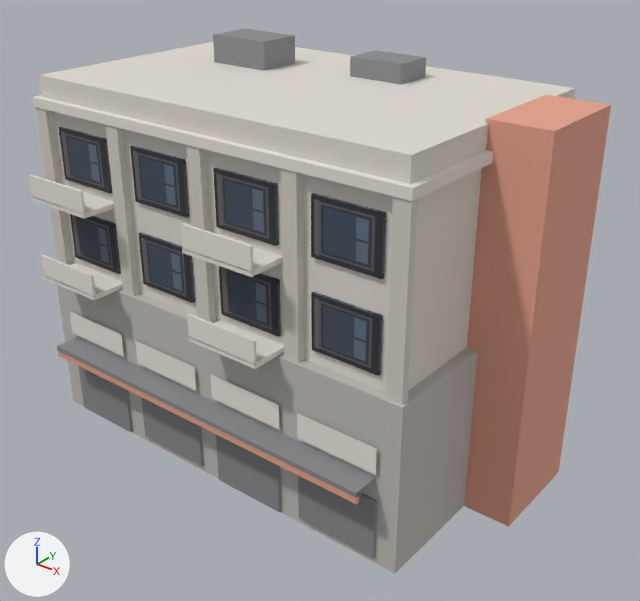
The glTF model apps/desktop/e2e/fixtures/world-base/assets/blocks-2026-11-20/street-facade-01.glb as it was, and as the next commit left it.
Rendered twice from a 50 mm camera at (20.4, -24.3, 20.7) aimed at (1.6, -0.8, 6.1). The lights are fixed; the arrows at lower left show +X, +Y and +Z. The first picture is the older version. Vertices at exactly the same position are counted once.

In view in the first picture: 'balconies', 'body', 'canopy', 'core', 'cornice', 'parapet', 'pilasters', 'podium', 'roof-ac', 'sign-slot-3', 'storefront', 'windows' and 4 more.
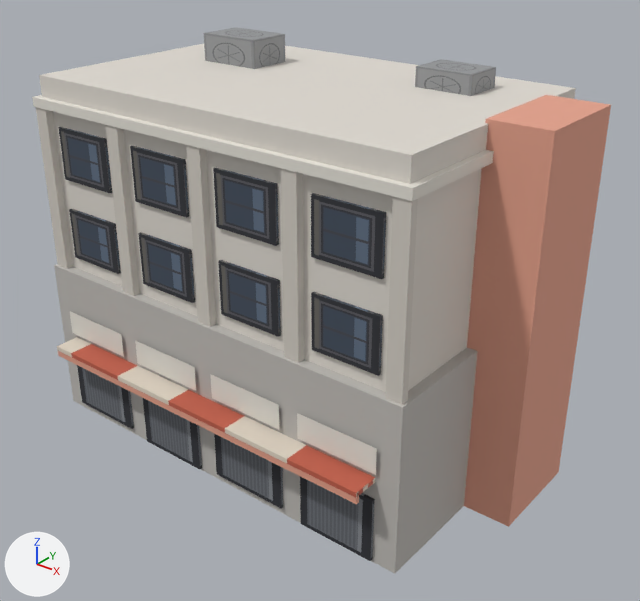
Pixel boxes [x1, y1, x2, y2] of what changed, in the pictures (640 x 601 px; the box of a moved part takes in the faces that stretch with it):
'storefront', surface changed, reshaped (darker): before [78, 366, 377, 558]; after [77, 365, 375, 561]
'balconies', deleted: before [29, 174, 284, 369]
'canopy', surface changed: [57, 337, 375, 498] in both
'roof-ac', reshaped (37% wider, 23% taller): before [213, 29, 426, 85]; after [204, 27, 496, 96]
part 2 of me_roof_ac, moved or reshaped: before [213, 29, 295, 71]; after [204, 27, 285, 69]
part 3 of me_roof_ac, moved or reshaped: before [350, 50, 426, 85]; after [415, 59, 496, 96]
part 5 of me_storefront, moved or reshaped: before [78, 366, 133, 432]; after [77, 365, 134, 429]
part 6 of me_storefront, moved or reshaped: before [141, 397, 204, 466]; after [143, 398, 202, 469]
part 7 of me_storefront, moved or reshaped: before [216, 435, 281, 512]; after [214, 434, 283, 509]
part 8 of me_storefront, moved or reshaped: before [298, 476, 377, 558]; after [300, 477, 375, 561]
part 10 of me_windows, moved or reshaped (not visible afterwards): before [70, 214, 121, 274]
part 11 of me_windows, moved or reshaped (not visible afterwards): before [219, 266, 281, 337]
part 12 of me_windows, moved or reshaped: before [58, 127, 112, 193]; after [69, 209, 121, 274]
part 13 of me_windows, moved or reshaped (not visible before): after [218, 260, 281, 337]

Diff of the bpy script that builds the scene:
```diff
--- a/apps/desktop/e2e/fixtures/world-base/assets/blocks-2026-11-20/street-facade-01.glb.py
+++ b/apps/desktop/e2e/fixtures/world-base/assets/blocks-2026-11-20/street-facade-01.glb.py
@@ mat_canopy @@
 n2 = _N.new('ShaderNodeTexImage'); n2.name = 'Image Texture'
 n2.interpolation = 'Closest'
-n3 = _N.new('ShaderNodeUVMap'); n3.name = 'UV Map'
-n3.uv_map = 'UVMap.-01'
 _L.new(n0.outputs[0], n1.inputs[0])  # 'BSDF' to 'Surface'
 _L.new(n2.outputs[0], n0.inputs[0])  # 'Color' to 'Base Color'
-_L.new(n3.outputs[0], n2.inputs[0])  # 'UV' to 'Vector'
@@ mat_ac @@
 n2 = _N.new('ShaderNodeTexImage'); n2.name = 'Image Texture'
 n2.interpolation = 'Closest'
-n3 = _N.new('ShaderNodeUVMap'); n3.name = 'UV Map'
-n3.uv_map = 'UVMap.-01'
 _L.new(n0.outputs[0], n1.inputs[0])  # 'BSDF' to 'Surface'
 _L.new(n2.outputs[0], n0.inputs[0])  # 'Color' to 'Base Color'
-_L.new(n3.outputs[0], n2.inputs[0])  # 'UV' to 'Vector'
@@ mat_shutter @@
 n2 = _N.new('ShaderNodeTexImage'); n2.name = 'Image Texture'
 n2.interpolation = 'Closest'
-n3 = _N.new('ShaderNodeUVMap'); n3.name = 'UV Map'
-n3.uv_map = 'UVMap.-01'
 _L.new(n0.outputs[0], n1.inputs[0])  # 'BSDF' to 'Surface'
 _L.new(n2.outputs[0], n0.inputs[0])  # 'Color' to 'Base Color'
-_L.new(n3.outputs[0], n2.inputs[0])  # 'UV' to 'Vector'
@@ me_canopy @@
 me_canopy.from_pydata(...)  # 8 vertices, 12 faces; spans x -7.5..7.5, y -6.4..-5.0, z 3.3..3.4
+# me_canopy part 1: texture (UV) coordinates changed
 me_canopy.materials.append(mat_canopy)
@@ me_roof_ac @@
-me_roof_ac.from_pydata(...)  # 16 vertices, 24 faces; spans x -4.8..3.1, y 0.6..3.4, z 13.55..15.0
+me_roof_ac.from_pydata(...)  # 16 vertices, 24 faces; spans x -5.3..5.9, y 0.6..3.4, z 13.55..15.0
+# me_roof_ac part 2: the loose piece of 8 vertices spanning x -4.8..-2.2, y 0.6..2.4, z 13.6..15.0 is moved by (-0.5, 0.0, 0.0)
+# me_roof_ac part 3: the loose piece of 8 vertices spanning x 0.9..3.1, y 1.8..3.4, z 13.55..14.65 is moved by (2.8, 0.0, 0.0)
+# me_roof_ac part 4: texture (UV) coordinates changed
 me_roof_ac.materials.append(mat_ac)
@@ me_storefront @@
-me_storefront.from_pydata(...)  # 32 vertices, 48 faces; spans x -7.5..7.6, y -5.5..-5.4, z 0.1..2.6
+me_storefront.from_pydata(...)  # 32 vertices, 48 faces; spans x -7.6..7.5, y -5.5..-5.4, z 0.1..2.6
+# me_storefront part 5: the loose piece of 8 vertices spanning x -7.5..-4.5, y -5.5..-5.4, z 0.1..2.6 is moved by (0.0, 0.0, 0.1)
+# me_storefront part 6: the loose piece of 8 vertices spanning x -3.6..-0.4, y -5.5..-5.4, z 0.3..2.6 is moved by (0.0, 0.0, -0.1)
+# me_storefront part 7: the loose piece of 8 vertices spanning x 0.5..3.5, y -5.5..-5.4, z 0.1..2.6 is moved by (0.0, 0.0, 0.1)
+# me_storefront part 8: the loose piece of 8 vertices spanning x 4.4..7.6, y -5.5..-5.4, z 0.3..2.6 is moved by (0.0, 0.0, -0.1)
+# me_storefront part 9: texture (UV) coordinates changed
 me_storefront.materials.append(mat_shutter)
@@ me_windows @@
 me_windows.from_pydata(...)  # 192 vertices, 288 faces; spans x -7.3..7.3, y -5.12..5.12, z 3.75..12.15
+# me_windows part 10: the loose piece of 8 vertices spanning x -7.3..-4.7, y -5.12..-5.0, z 6.95..8.95 is moved by (8.0, 0.0, -3.2)
+# me_windows part 11: the loose piece of 8 vertices spanning x 0.7..3.3, y -5.12..-5.0, z 6.95..8.95 is moved by (4.0, 0.0, -3.2)
+# me_windows part 12: the loose piece of 8 vertices spanning x -7.3..-4.7, y -5.12..-5.0, z 10.15..12.15 is moved by (0.0, 0.0, -3.2)
+# me_windows part 13: the loose piece of 8 vertices spanning x -7.3..-4.7, y 5.0..5.12, z 3.75..5.75 is moved by (8.0, -10.12, 3.2)
 me_windows.materials.append(mat_win_day)
@@ ob_balconies @@
-ob_balconies = bpy.data.objects.new('balconies', me_balconies)
```
